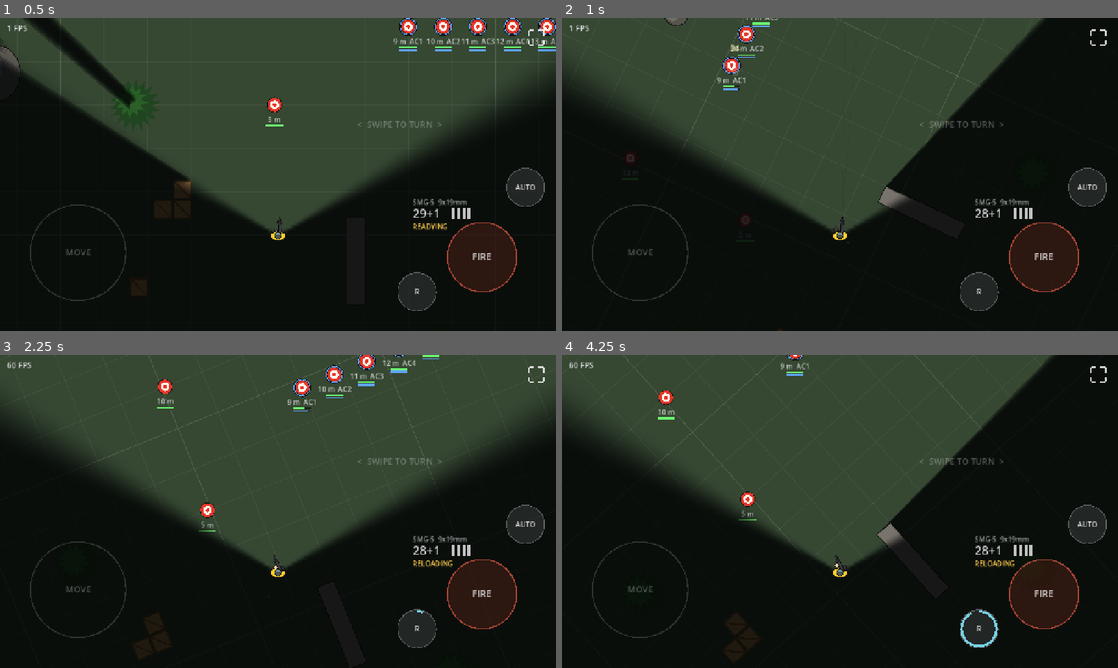
Above: before the commit, frames 1-4 (two rows, left to right).
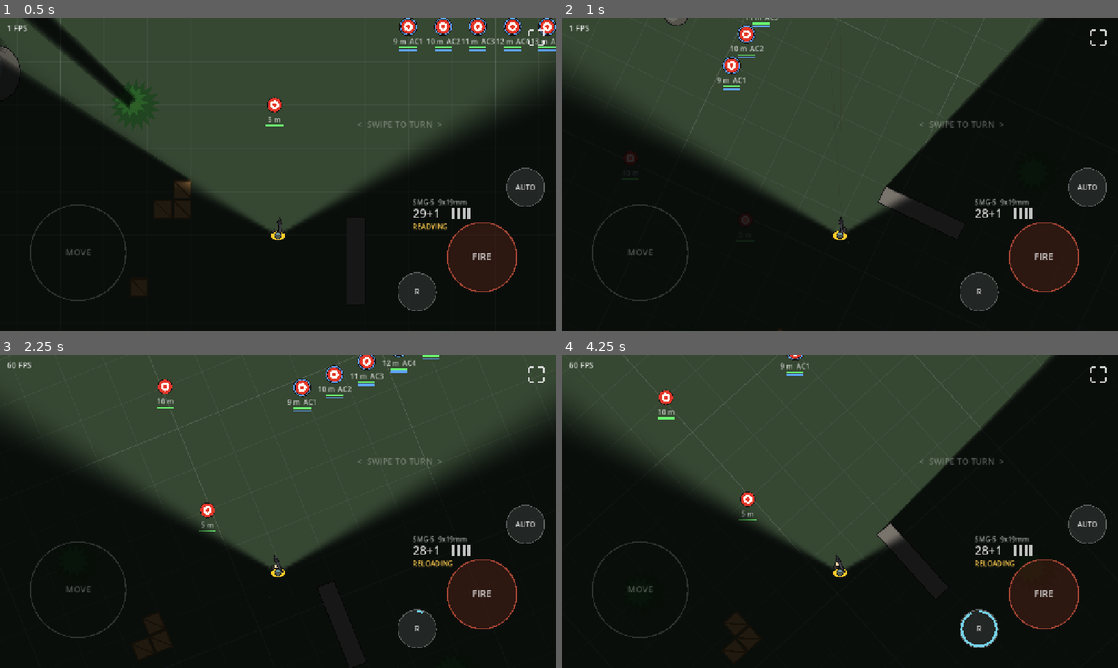
Above: after the commit, the same moments.

Repository: jklrjklr/zhukov
Game: Godot game, scene res://scenes/main.tscn
Same seed, same stepped clock (60 frames per second), same inputs: the game is played once before the commit and once after it.
Inputs (mouse positions are in pixels of both pictures, inside the frame that each line leads up to):
- Up to frame 1 (0.5 s): no input
- Up to frame 2 (1 s): tap Enter at 0.5 s; move the mouse to (812, 237) at 0.52 s; hold W from 0.53 s (still down); hold E from 0.53 s (still down); click (812, 237) at 0.67 s; tap Space at 0.77 s
- Up to frame 3 (2.25 s): release W at 1.25 s; release E at 1.25 s; drag from (444, 558) to (250, 574) at 1.27 s; move the mouse to (111, 464) at 2.02 s; hold A from 2.03 s (still down); tap R at 2.1 s
- Up to frame 4 (4.25 s): release A at 2.75 s; drag from (867, 511) to (673, 464) at 2.77 s; tap Space at 3.5, 3.77 s; move the mouse to (756, 433) at 3.52 s; hold S from 3.53 s (still down); hold E from 3.53 s (still down)

Frame 1 is identical in both runs. In frame 2, less than 0.1% of the frame differs, in the area x 30-52%, y 8-72%; in frame 3, less than 0.1%; in frame 4, less than 0.1%.

Commit message:
Slow walk cadence to 1.5 step cycles/s at full speed
Co-Authored-By: Claude Opus 5.5 <noreply@anthropic.com>
Claude-Session: https://claude.ai/code/session_01CuvFDQ8S82ziWJ7Azt1Yc4

Diff:
--- a/scripts/player.gd
+++ b/scripts/player.gd
@@ -16,7 +16,9 @@
 const HELMET := Color(0.3, 0.32, 0.3)
 const BOOT := Color(0.22, 0.2, 0.18)
 const OUTLINE := Color(0.08, 0.08, 0.08)
-const STRIDE := 34.0 # px travelled per full step cycle
+## Full step cycles (left+right foot) per second at full speed. Decoupled from
+## distance on purpose: feet may "skip" ground, the pace just reads calmer.
+const STEP_CYCLES_PER_SEC := 1.5
 ## Speed multipliers by direction (relative to facing).
 const FORWARD_SPEED := 1.0
 const STRAFE_SPEED := 0.6
@@ -71,7 +73,7 @@
 
 func _animate(delta: float) -> void:
 	var speed := get_real_velocity().length()
-	_walk_phase = fmod(_walk_phase + speed * delta / STRIDE * TAU, TAU)
+	_walk_phase = fmod(_walk_phase + clampf(speed / move_speed, 0.0, 1.0) * STEP_CYCLES_PER_SEC * TAU * delta, TAU)
 	_walk_amount = move_toward(_walk_amount, clampf(speed / move_speed, 0.0, 1.0), delta * 6.0)
 	# Walking swings the weapon left/right (aim only, camera stays).
 	weapon.sway = sin(_walk_phase) * _walk_amount
